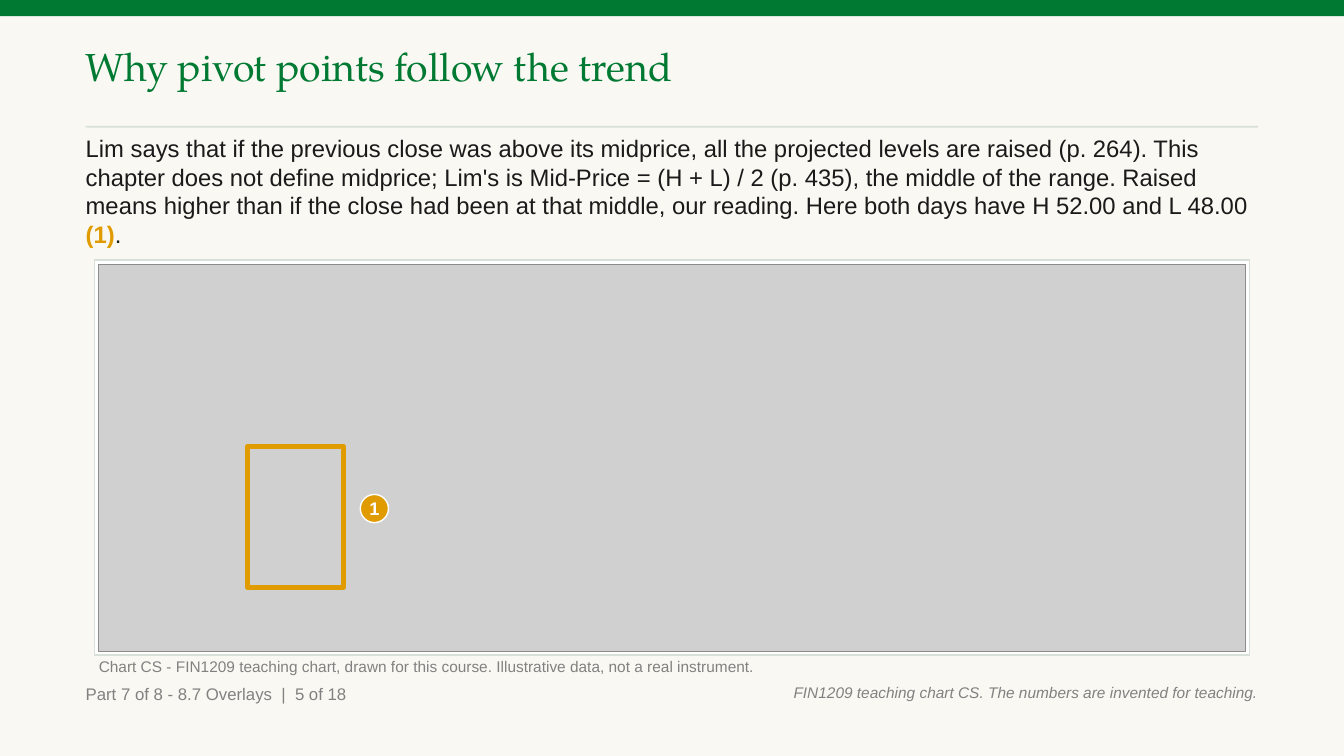
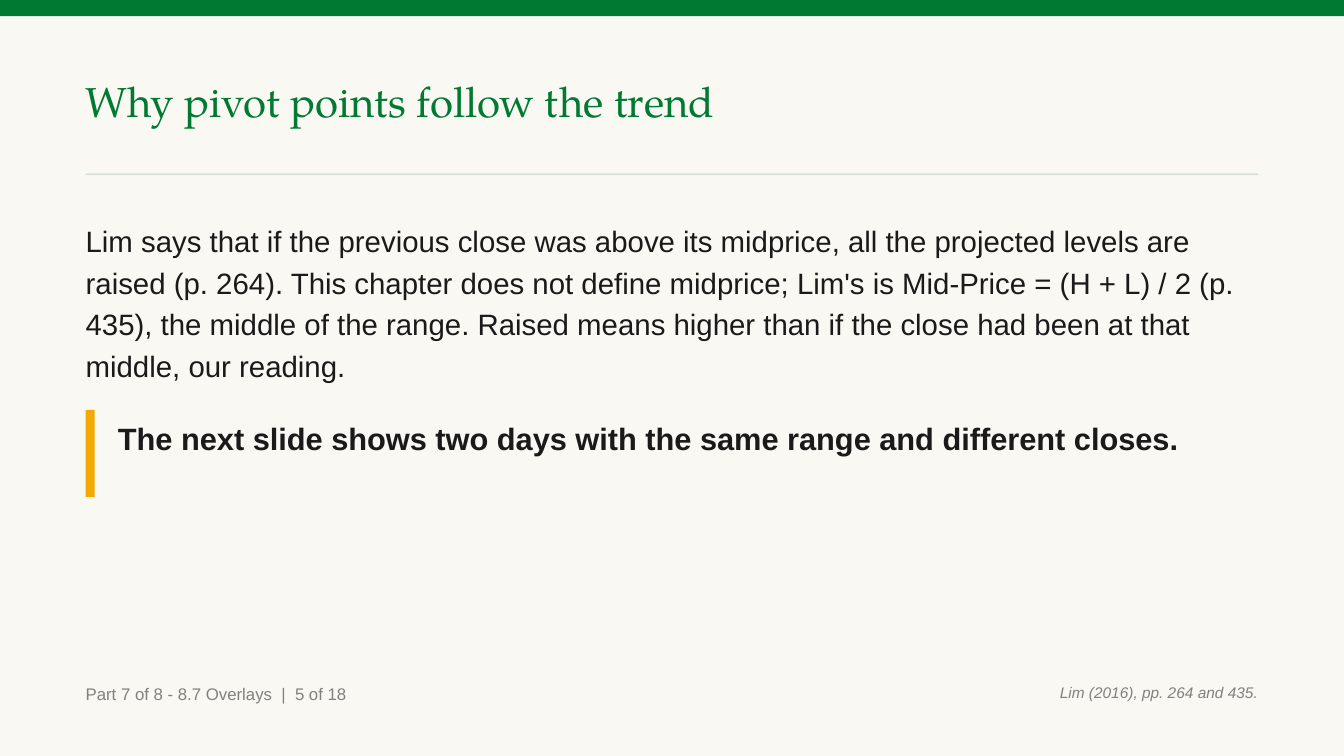
Before and after one commit to benjiesotelo-sudo/Telos_FIN1209, a slide deck: slide 247 of chapter-08/FIN1209-Chapter-08.pptx. Drawn at 1344x756 pixels with LibreOffice and Linux fonts; fonts in the diff are those of the drawing; grey boxes stand for pictures. Boxes give left, top, right and bottom in pixels: in the first picture for what was removed or moved away, otherwise in the second. Text is boxed around its words. In the diff, an @@ line names an element or a change of style, - is before the commit and + after.

Commit message:
Chapter 8 second class: strict read 3 fixes (one pass)

```diff
--- a/chapter-08/FIN1209-Chapter-08.pptx
+++ b/chapter-08/FIN1209-Chapter-08.pptx
@@ text "Why pivot points follow the ...": place and size @@
-text "Why pivot points follow the ..." at (86, 52, 673, 92)
+text "Why pivot points follow the ..." at (86, 86, 714, 129)
@@ text "Why pivot points follow the ..." at (86, 86, 714, 129): size 28 to 30 pt; line spacing 1 to 1.05 @@
@@ rectangle: place and size @@
-rectangle at (86, 126, 1258, 128)
+rectangle at (86, 173, 1258, 175)
@@ text at (86, 230, 1233, 383): text changed; size 17 to 21 pt @@
-Lim says that if the previous close was above its midprice, all the projected levels are raised (p. 264). This chapter does not define midprice; Lim's is Mid-Price = (H + L) / 2 (p. 435), the middle of the range. Raised means higher than if the close had been at that middle, our reading. Here both days have H 52.00 and L 48.00 (1).
+Lim says that if the previous close was above its midprice, all the projected levels are raised (p. 264). This chapter does not define midprice; Lim's is Mid-Price = (H + L) / 2 (p. 435), the middle of the range. Raised means higher than if the close had been at that middle, our reading.
@@ rectangle removed at (95, 260, 1249, 655) @@
@@ picture removed at (99, 264, 1245, 651) @@
@@ rectangle added at (86, 410, 95, 497), fill #F2A900 @@
@@ text added at (118, 427, 1178, 455), 22 pt, text #1A1A1A, bold @@
+The next slide shows two days with the same range and different closes.
@@ rectangle removed at (248, 447, 344, 588) @@
@@ ellipse removed at (360, 495, 388, 523) @@
-1
@@ text removed at (99, 661, 753, 675) @@
-Chart CS - FIN1209 teaching chart, drawn for this course. Illustrative data, not a real instrument.
@@ text at (1060, 687, 1258, 701): text changed @@
-FIN1209 teaching chart CS. The numbers are invented for teaching.
+Lim (2016), pp. 264 and 435.
```
Also in this commit, not shown: 11 other slides changed, 7 other files.
